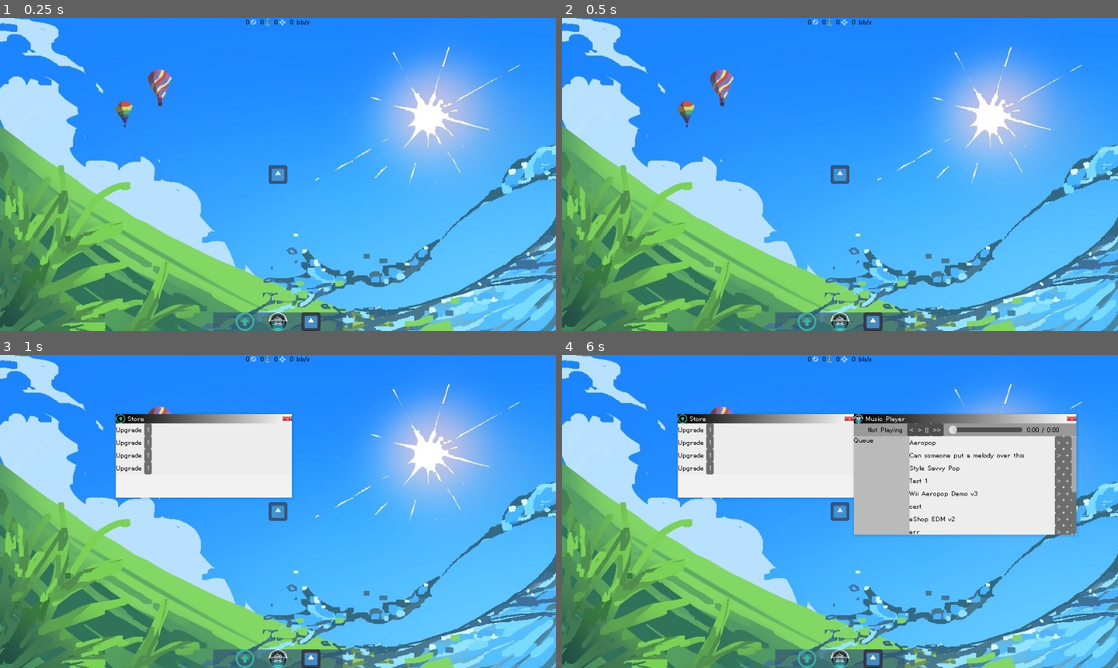
Above: before the commit, frames 1-4 (two rows, left to right).
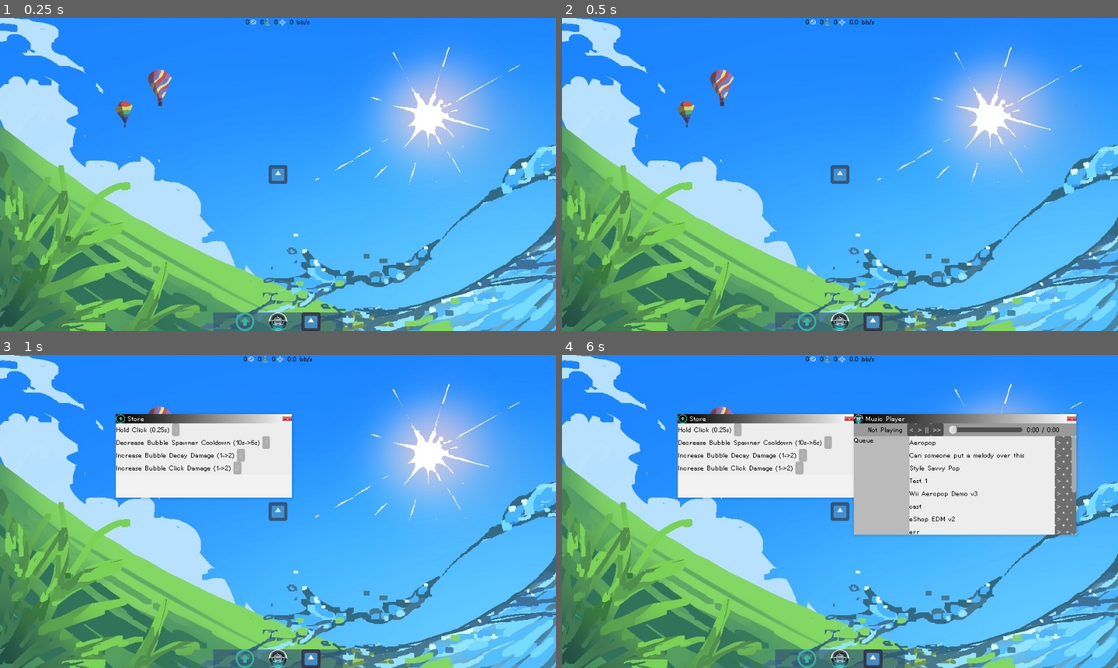
Above: after the commit, the same moments.

Repository: Kipuru/incremental-game
Game: Godot game, scene res://Game/Root/main_game.tscn
The game is run twice, just before and just after one commit, with the same random seed, the same clock (stepped at 60 frames per second) and the same inputs. The engine's default icon, where the game draws it, is replaced by a stand-in: a white triangle on a blue panel in a dark square.
Inputs (mouse positions are in pixels of both pictures, inside the frame that each line leads up to):
- Up to frame 1 (0.25 s): no input
- Up to frame 2 (0.5 s): no input
- Up to frame 3 (1 s): click (244, 658) at 0.5 s
- Up to frame 4 (6 s): click (712, 430) at 1.25 s, where only the run before the commit has a clickable "1"; click (806, 658) at 2 s; click (806, 658) at 2.75 s; click (712, 430) at 3.5 s, where only the run before the commit has a clickable "1"; click (712, 430) at 4.25 s, where only the run before the commit has a clickable "1"; click (873, 658) at 5 s; click (840, 658) at 5.75 s

Frame 1 is identical in both runs. In frame 2, 0.1% of the frame differs, in the area x 43-57%, y 0-3%; in frame 3, 1.1%, in the area x 20-57%, y 0-39%; in frame 4, 1.1%.
Error before the commit: Parse Error: Identifier "UpgradeLookup" not declared in the current scope. (res://Game/Autoloads/click_manager.gd:77)

Commit message:
Adjust for new format

Diff:
--- a/Game/Autoloads/click_manager.gd
+++ b/Game/Autoloads/click_manager.gd
@@ -10,17 +10,22 @@
 
 func _ready() -> void:
 	_hold_click_cooldown = _get_hold_click_cooldown_duration()
-	GameState.hold_click_cooldown_tier_updated.connect(func (_value: int):
+	GameState.hold_click_tier.updated.connect(func (_value: int):
 		_hold_click_cooldown = _get_hold_click_cooldown_duration()
-		print(_hold_click_cooldown)
 	)
 
 func _process(delta: float) -> void:
+	# upgrade not purchased yet
+	if _hold_click_cooldown < 0:
+		return
+
+	# click is ready
 	if _hold_click_cooldown == 0.:
 		if _mouse_left_down:
 			_handle_left_hold_click()
 		return
 
+	# tick cooldown
 	_hold_click_cooldown -= delta
 	if _hold_click_cooldown < 0.:
 		_hold_click_cooldown = 0.
@@ -73,9 +78,10 @@
 		_hovered_bubble.handle_mouse_right_click()
 
 func _get_hold_click_cooldown_duration() -> float:
-	var tier = GameState.hold_click_cooldown_tier
-	var lua = UpgradeLookup.hold_click_cooldown_lua
-	return UpgradeLookup.value_lookup(tier, lua)
+	var value = PurchaseableItems.hold_click.value
+	if value == null:
+		return -9999
+	return value
 
 func register_hovered(item):
 	if item is GameWindow:
--- a/Game/Data/purchaseable_item.gd
+++ b/Game/Data/purchaseable_item.gd
@@ -62,13 +62,13 @@
 	name: String, currency: Currency, unit: String, tier: WrappedInteger,
 	costs: Array[int], values: Array[Variant]
 ) -> void:
-	assert(costs.size() == values.size() + 1)
+	assert(costs.size() == values.size() - 1)
 
 	_name = name
 	_currency = currency
 	_unit = unit
 	_tier = tier
-	_max_tier = costs.size() - 1
+	_max_tier = costs.size()
 	_costs = costs
 	_values = values
 
@@ -83,11 +83,11 @@
 
 	match _currency:
 		Currency.BUBBLE_BUCK:
-			return cost >= GameState.get_bubblebucks()
+			return GameState.get_bubblebucks() >= cost
 		Currency.ICON_GUY:
-			return cost >= GameState.get_icon_guys()
+			return GameState.get_icon_guys() >= cost
 		_:
-			return cost >= GameState.get_prestige_points()
+			return GameState.get_prestige_points() >= cost
 
 func purchase() -> void:
 	assert(can_purchase())
--- a/Game/Gameplay/bubble.gd
+++ b/Game/Gameplay/bubble.gd
@@ -40,7 +40,7 @@
 	ClickManager.unregister_hovered(self)
 
 func _on_decay_timer_timeout() -> void:
-	deal_decay_damage()
+	deal_damage(PurchaseableItems.bubble_decay_damage.value)
 
 func _notification(what):
 	if what == NOTIFICATION_PREDELETE:
@@ -48,7 +48,7 @@
 
 func handle_mouse_left_click():
 	handle_mouse_right_click()
-	deal_click_damage()
+	deal_damage(PurchaseableItems.bubble_click_damage.value)
 
 func handle_mouse_right_click():
 	var mouse_pos = get_global_mouse_position()
@@ -62,13 +62,13 @@
 	if collider is not Bubble:
 		return
 
-	hurt(BOUNCE_DAMAGE)
+	deal_damage(BOUNCE_DAMAGE)
 
 func bounce(collision: KinematicCollision2D) -> void:
 	var bounced = velocity.bounce(collision.get_normal())
 	velocity = bounced
 
-func hurt(damage: int):
+func deal_damage(damage: int):
 	health -= damage
 	if health <= 0:
 		handle_pop()
@@ -90,18 +90,6 @@
 
 	queue_free()
 
-func deal_click_damage():
-	var tier = GameState.bubble_click_damage_tier
-	var lua = UpgradeLookup.bubble_click_damage_lua
-	var damage = UpgradeLookup.value_lookup(tier, lua)
-	hurt(damage)
-
-func deal_decay_damage():
-	var tier = GameState.bubble_decay_damage_tier
-	var lua = UpgradeLookup.bubble_decay_damage_lua
-	var damage = UpgradeLookup.value_lookup(tier, lua)
-	hurt(damage)
-
 func shake(magnitude: float) -> void:
 	var duration := 0.1
 	var interval := 0.02
--- a/Game/Gameplay/bubble_spawner.gd
+++ b/Game/Gameplay/bubble_spawner.gd
@@ -34,9 +34,7 @@
 		cooldown = 0.
 
 func _get_cooldown_duration() -> float:
-	var tier = GameState.bubble_spawner_cooldown_tier
-	var lua = UpgradeLookup.bubble_spawner_cooldown_lua
-	return UpgradeLookup.value_lookup(tier, lua)
+	return PurchaseableItems.bubble_spawner_cooldown.value
 
 func handle_mouse_left_click() -> void:
 	if cooldown == 0.:
--- a/Game/Gameplay/water_overlay.gd
+++ b/Game/Gameplay/water_overlay.gd
@@ -46,5 +46,5 @@
 	return float(delta) / EVALUATE_DURATION
 
 func on_fill():
-	GameState.prestiege_points += 1
-	threshold = PrestigeLookup.rate_lookup(GameState.prestiege_points)
+	GameState.increase_prestige_points(1)
+	threshold = PrestigeLookup.rate_lookup(GameState.prestige_points)
--- a/Game/UI/stats_display.gd
+++ b/Game/UI/stats_display.gd
@@ -13,7 +13,7 @@
 
 	GameState.bubblebucks_updated.connect(on_bubblebucks_updated)
 	GameState.icon_guys_updated.connect(on_icon_guys_updated)
-	GameState.prestiege_points_updated.connect(on_prestige_points_updated)
+	GameState.prestige_points_updated.connect(on_prestige_points_updated)
 	GameState.bb_collection_rate_updated.connect(on_bb_collection_rate_updated)
 
 func on_bubblebucks_updated(value: int):
